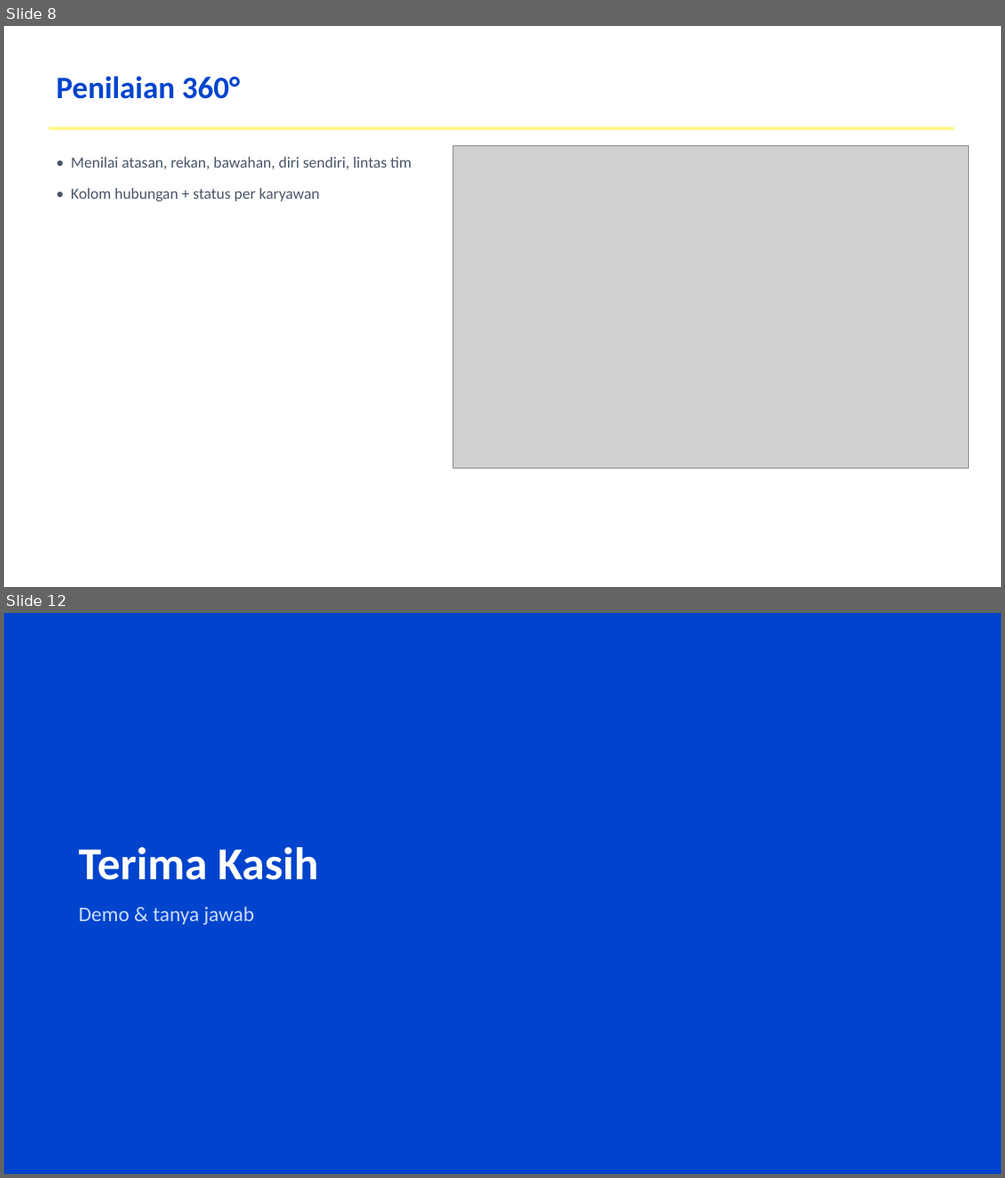
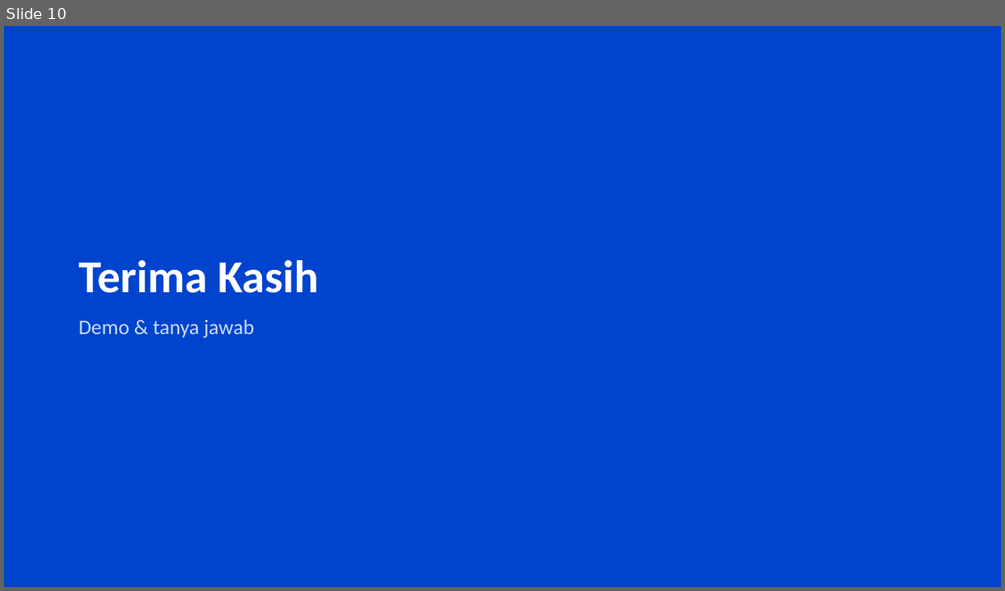
Before and after one commit to dhenta312/hackathon-appraisal, a slide deck: Presentasi-Penilaian-Kinerja.pptx. Shown one above the other, each under a label of ours: slides 8 and 12 before the commit, slide 10 after it; the slides between them are not shown. The pictures are 1005x1178 and 1005x591 pixels, drawn with LibreOffice and Linux fonts; fonts in the diff are those of the drawing; grey boxes stand for pictures. Boxes give left, top, right and bottom in pixels: in the first picture for what was removed or moved away, otherwise in the second. Text is boxed around its words. In the diff, an @@ line names an element or a change of style, - is before the commit and + after.

```diff
--- a/Presentasi-Penilaian-Kinerja.pptx
+++ b/Presentasi-Penilaian-Kinerja.pptx
@@ slide 8 removed at box(4, 26, 1001, 587), background #FFFFFF @@
@@ text removed at box(57, 76, 240, 99) @@
-Penilaian 360°
@@ rectangle removed at box(48, 127, 954, 130) @@
@@ text removed at box(71, 157, 412, 201) @@
-• Menilai atasan, rekan, bawahan, diri sendiri, lintas tim
-• Kolom hubungan + status per karyawan
@@ picture removed at box(453, 145, 969, 468) @@
@@ what was slide 12 is now slide 10 @@
```
Also in this commit, not shown: 2 slides changed, 7 slides added, 8 other slides removed, 2 other files.
